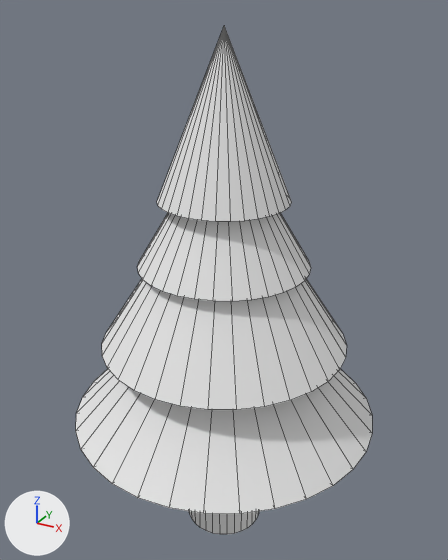
The Blender file 就職作品/ModelDeta/XmasTree.blend: old version first, new version second.
Camera for both pictures: a camera (50 mm lens) standing at (43.8, -79.6, 86.8) and looking at (-0.9, 1.5, 46.3). The lights are fixed; the arrows at lower left show +X, +Y and +Z. Mesh edges are drawn as thin lines.

Script lines for the objects in view, before the commit:
```python
me_xmastree = bpy.data.meshes.new('XmasTree')
me_xmastree.from_pydata(...)  # 260 vertices, 261 faces; spans x -3.79..3.79, y -3.79..3.79, z 0.0..12.62
me_xmastree.materials.append(mat_material)  # its picture is missing
ob_xmastree = bpy.data.objects.new('XmasTree', me_xmastree)
ob_xmastree.location = (0.0, 0.0, 0.0)
ob_xmastree.scale = (6.71, 6.71, 6.71)
```
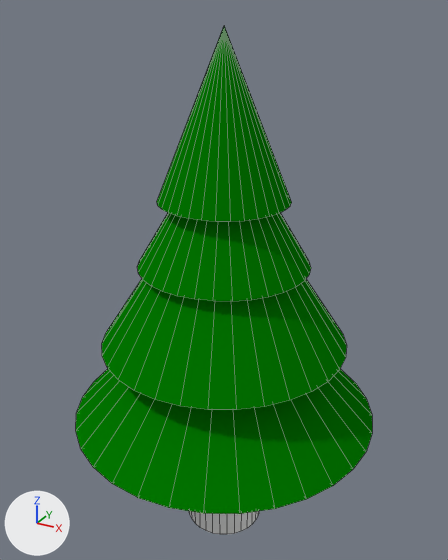
Patch to the scene script:
```diff
--- a/就職作品/ModelDeta/XmasTree.blend.py
+++ b/就職作品/ModelDeta/XmasTree.blend.py
@@ mat_materialleaf @@
+mat_materialleaf = diffuse_material('materialLeaf')
+mat_materialleaf.base_color = (0.000777, 0.188, 0.0)  # dark green #037800
@@ me_xmastree @@
 me_xmastree.from_pydata(...)  # 260 vertices, 261 faces; spans x -3.79..3.79, y -3.79..3.79, z 0.0..12.62
 # used by ob_xmastree; location = (0.0, 0.0, 0.0); scale = (6.71, 6.71, 6.71)
+# me_xmastree part 1: 196 of the faces centred in x -2.51..2.51, y -2.51..2.51, z 3.38..10.19 switch from mat_material (its picture is missing) to mat_materialleaf (dark green #037800)
```

Pixel boxes [x1, y1, x2, y2] of what changed, in the pictures (448 x 560 px):
part 1 of me_xmastree, recoloured (white to green): [76, 26, 372, 514] in both
